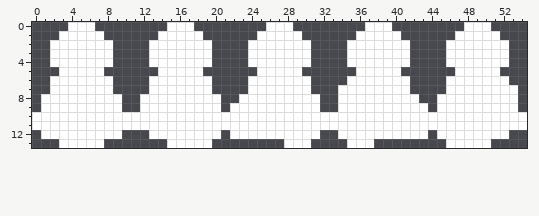
Pixel-art sprite: HYPERMAGE/Content/player.png. The first picture shows the starting point.
The file is 55x14 pixels.
After the commit:
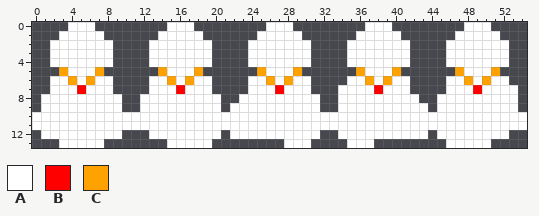
Palette (. is transparent): A #ffffff  B #ff0000  C #ffa200
What changed:
@@ x 0..54 @@
  4 ..AAAAAAA....AAAAAAA....AAAAAAA....AAAAAAA....AAAAAAA..
- 5 ...AAAAA......AAAAA......AAAAA......AAAAA......AAAAA...
- 6 ..AAAAAAA....AAAAAAA....AAAAAAA....AAAAAAA....AAAAAAA..
- 7 ..AAAAAAA....AAAAAAA....AAAAAAA...AAAAAAAA....AAAAAAAA.
+ 5 ...CAAAC......CAAAC......CAAAC......CAAAC......CAAAC...
+ 6 ..AACACAA....AACACAA....AACACAA....AACACAA....AACACAA..
+ 7 ..AAABAAA....AAABAAA....AAABAAA...AAAABAAA....AAABAAAA.
  8 .AAAAAAAAA..AAAAAAAAA..AAAAAAAAA..AAAAAAAAA..AAAAAAAAA.
Where, in picture pixels (left, top, right, bottom), the same in both pictures:
changed: (59, 67, 104, 94)
changed: (158, 67, 203, 94)
changed: (257, 67, 302, 94)
changed: (356, 67, 401, 94)
changed: (455, 67, 500, 94)
